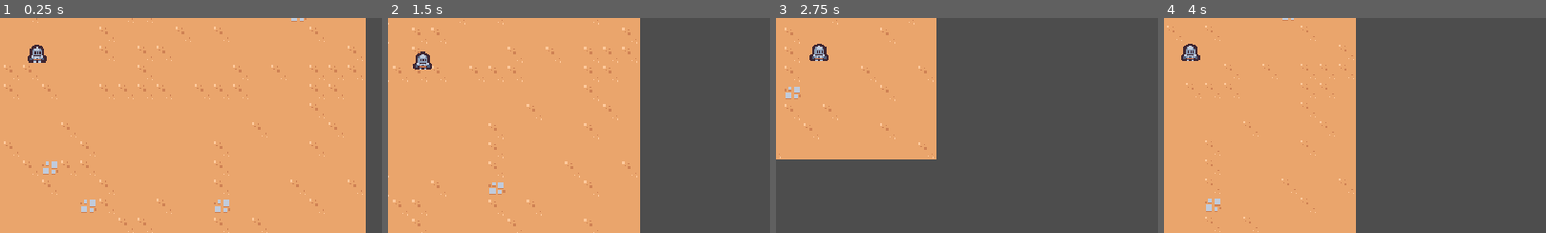
Above: before the commit, frames 1-4 (left to right).
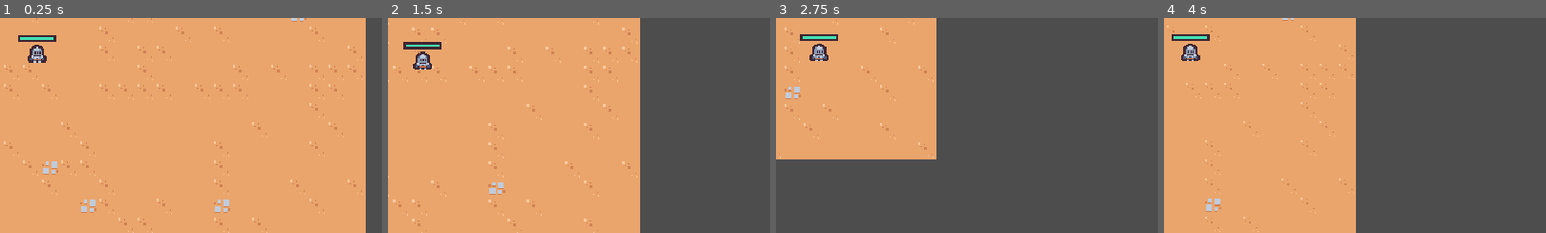
Above: after the commit, the same moments.

Repository: MariusSchmid/2dSurvivorCourse
Game: Godot game, scene res://scenes/main/main.tscn
The game is run twice, just before and just after one commit, with the same random seed, the same clock (stepped at 60 frames per second) and the same inputs.
Inputs (mouse positions are % of the whole screen's width and height, from its top left):
- Up to frame 1 (0.25 s): no input
- Up to frame 2 (1.5 s): move the mouse to (72, 45) at 0.52 s; press the mouse at (72, 45) at 0.53 s; hold D (move_right) 0.53-1.28 s; move the mouse to (30, 55) at 1.27 s; release the mouse at (30, 55) at 1.28 s; hold S (move_down) from 1.28 s (still down); click (30, 55) at 1.35 s
- Up to frame 3 (2.75 s): move the mouse to (60, 28) at 2.02 s; release S (move_down) at 2.03 s; press the mouse at (60, 28) at 2.03 s; hold D (move_right) from 2.03 s (still down)
- Up to frame 4 (4 s): move the mouse to (45, 70) at 2.77 s; release D (move_right) at 2.78 s; release the mouse at (45, 70) at 2.78 s; hold W (move_up) 2.78-3.53 s; click (45, 70) at 2.85 s; move the mouse to (80, 65) at 3.52 s; press the mouse at (80, 65) at 3.53 s; hold A (move_left) from 3.53 s (still down)
The pictures show only the part of the screen within x 46-96%, y 40-90%; the shares and areas given below are measured in that part.

The runs differ from the first frame. In frame 1, 0.3% of the frame differs, in the area x 4-15%, y 8-12%; in frame 2, 0.4%, in the area x 4-14%, y 11-15%; in frame 3, 0.3%; in frame 4, 0.3%.
Error before the commit: Invalid access to property or key 'level_up' on a base object of type 'Nil'. (res://scenes/manager/upgrade_manager.gd:11)

Commit message:
added health and upgrades

Diff:
--- a/project.godot
+++ b/project.godot
@@ -31,6 +31,8 @@
 
 player=""
 enemy=""
+entities_layer=""
+foreground_layer=""
 
 [input]
 
@@ -58,6 +60,11 @@
 , Object(InputEventKey,"resource_local_to_scene":false,"resource_name":"","device":-1,"window_id":0,"alt_pressed":false …(186 unchanged characters)…
 ]
 }
+left_click={
+"deadzone": 0.5,
+"events": [Object(InputEventMouseButton,"resource_local_to_scene":false,"resource_name":"","device":-1,"window_id":0,"alt_pressed":false,"shift_pressed":false,"ctrl_pressed":false,"meta_pressed":false,"button_mask":0,"position":Vector2(0, 0),"global_position":Vector2(0, 0),"factor":1.0,"button_index":1,"canceled":false,"pressed":false,"double_click":false,"script":null)
+]
+}
 
 [layer_names]
 
--- a/scenes/ability/sword_ability_controller/sword_ability_controller.gd
+++ b/scenes/ability/sword_ability_controller/sword_ability_controller.gd
@@ -4,11 +4,16 @@
 const MAX_RANGE = 150
 
 @export var sword_ability : PackedScene
+
+
 var damage = 5
+var base_wait_time
 
 # Called when the node enters the scene tree for the first time.
 func _ready() -> void:
+	base_wait_time = $Timer.wait_time
 	$Timer.timeout.connect(on_timer_timeout)
+	GameEvents.ability_upgrades_added.connect(on_ability_upgrade_added)
 
 
 func on_timer_timeout():
@@ -32,7 +37,8 @@
 
 
 	var sword_instance = sword_ability.instantiate() as SwordAbility
-	player.get_parent().add_child(sword_instance)
+	var foreground_layer = get_tree().get_first_node_in_group("foreground_layer")
+	foreground_layer.add_child(sword_instance)
 	sword_instance.hitbox_component.damage = damage
 
 	sword_instance.global_position = enemies[0].global_position
@@ -40,3 +46,12 @@
 
 	var enemy_direction = enemies[0].global_position - sword_instance.global_position
 	sword_instance.rotation = enemy_direction.angle()
+
+
+func on_ability_upgrade_added(upgrade: AbilityUpgrade, current_upgrades : Dictionary):
+	if upgrade.id != "sword_rate":
+		return
+
+	var percent_reduction = current_upgrades["sword_rate"]["quantity"] * .1
+	$Timer.wait_time = base_wait_time * (1 - percent_reduction)
+	$Timer.start()
--- a/scenes/autoload/game_events.gd
+++ b/scenes/autoload/game_events.gd
@@ -1,6 +1,11 @@
 extends Node
 
 signal experience_vial_collected(number: float)
+signal ability_upgrades_added(upgrade: AbilityUpgrade, current_upgrades: Dictionary)
+
 
 func emit_experience_vial_collected(number: float):
 	experience_vial_collected.emit(number)
+
+func emit_ability_upgrade_added(upgrade: AbilityUpgrade, current_upgrades: Dictionary):
+	ability_upgrades_added.emit(upgrade, current_upgrades)
--- a/scenes/component/health_component.gd
+++ b/scenes/component/health_component.gd
@@ -2,6 +2,8 @@
 class_name HealthComponent
 
 signal died
+signal health_changed
+
 
 @export var max_health: float = 10
 var current_health
@@ -12,7 +14,14 @@
 
 func damage(damage_amount: float):
 	current_health = max(current_health - damage_amount, 0)
+	health_changed.emit()
 	Callable(check_death).call_deferred()
+
+func get_health_percent():
+	if max_health <= 0:
+		return 0
+	return min(current_health / max_health,1)
+
 
 func check_death():
 	if(0 == current_health):
--- a/scenes/component/vial_drop_component.gd
+++ b/scenes/component/vial_drop_component.gd
@@ -17,5 +17,6 @@
 		return
 	var spawn_position = (owner as Node2D).global_position
 	var vial_instance = vial_scene.instantiate() as Node2D
-	owner.get_parent().add_child(vial_instance)
+	var entities_layer = get_tree().get_first_node_in_group("entities_layer")
+	entities_layer.add_child(vial_instance)
 	vial_instance.global_position = spawn_position
--- a/scenes/game_object/player/player.gd
+++ b/scenes/game_object/player/player.gd
@@ -2,12 +2,20 @@
 
 const MAX_SPEED = 125
 const ACCELERATION_SMOOTHING = 25
-# Called when the node enters the scene tree for the first time.
+
+@onready var damage_interval_timer = $DamageIntervalTimer
+@onready var health_component = $HealthComponent
+@onready var health_bar = $HealthBar
+
+var number_colliding_bodies = 0
+
 func _ready() -> void:
-	pass # Replace with function body.
+	$CollisionArea2D.body_entered.connect(on_body_entered)
+	$CollisionArea2D.body_exited.connect(on_body_exited)
+	damage_interval_timer.timeout.connect(on_damage_interval_timer_timeout)
+	health_component.health_changed.connect(on_health_changed)
+	update_health_display()
 
-
-# Called every frame. 'delta' is the elapsed time since the previous frame.
 func _process(delta: float) -> void:
 	var movement_vector = get_movement_vector()
 	var direction = movement_vector.normalized()
@@ -21,3 +29,26 @@
 	var x_movement = Input.get_action_strength("move_right") - Input.get_action_strength("move_left")
 	var y_movement = Input.get_action_strength("move_down") - Input.get_action_strength("move_up")
 	return Vector2(x_movement,y_movement)
+
+func check_deal_damage():
+	if number_colliding_bodies == 0 || !damage_interval_timer.is_stopped():
+		return
+	health_component.damage(1)
+	damage_interval_timer.start()
+	print(health_component.current_health)
+
+func update_health_display():
+	health_bar.value = health_component.get_health_percent()
+
+func on_body_entered(other_body: Node2D):
+	number_colliding_bodies += 1
+	check_deal_damage()
+
+func on_body_exited(other_body: Node2D):
+	number_colliding_bodies -= 1
+
+func on_damage_interval_timer_timeout():
+	check_deal_damage()
+
+func on_health_changed():
+	update_health_display()
--- a/scenes/game_object/player/player.tscn
+++ b/scenes/game_object/player/player.tscn
@@ -1,11 +1,26 @@
-[gd_scene load_steps=6 format=3 uid="uid://umswh5tbrq4v"]
+[gd_scene load_steps=10 format=3 uid="uid://umswh5tbrq4v"]
 
 [ext_resource type="Script" path="res://scenes/game_object/player/player.gd" id="1_jtc8a"]
+[ext_resource type="PackedScene" uid="uid://55qsmjlsntjt" path="res://scenes/component/health_component.tscn" id="2_gvugv"]
 [ext_resource type="PackedScene" uid="uid://1yun51a54lo6" path="res://scenes/ability/sword_ability_controller/sword_ability_controller.tscn" id="2_o87yi"]
 [ext_resource type="Texture2D" uid="uid://g6snvaemtbko" path="res://scenes/game_object/player/player.png" id="2_umk65"]
 
+[sub_resource type="StyleBoxFlat" id="StyleBoxFlat_5kuk7"]
+bg_color = Color(0.247059, 0.14902, 0.192157, 1)
+
+[sub_resource type="StyleBoxFlat" id="StyleBoxFlat_onk0p"]
+bg_color = Color(0.262745, 0.882353, 0.701961, 1)
+border_width_left = 2
+border_width_top = 2
+border_width_right = 2
+border_width_bottom = 2
+border_color = Color(0.247059, 0.14902, 0.192157, 1)
+
 [sub_resource type="CircleShape2D" id="CircleShape2D_ccqxg"]
 radius = 23.0
+
+[sub_resource type="CircleShape2D" id="CircleShape2D_fk7qo"]
+radius = 7.0
 
 [sub_resource type="CircleShape2D" id="CircleShape2D_b8vm3"]
 radius = 5.0
@@ -15,17 +30,44 @@
 motion_mode = 1
 script = ExtResource("1_jtc8a")
 
+[node name="HealthComponent" parent="." instance=ExtResource("2_gvugv")]
+
 [node name="AbilityManager" type="Node" parent="."]
 
 [node name="SwordAbilityController" parent="AbilityManager" instance=ExtResource("2_o87yi")]
 
-[node name="Area2D" type="Area2D" parent="."]
+[node name="DamageIntervalTimer" type="Timer" parent="."]
+wait_time = 0.5
+one_shot = true
+
+[node name="HealthBar" type="ProgressBar" parent="."]
+custom_minimum_size = Vector2(32, 6)
+offset_left = -16.0
+offset_top = -23.0
+offset_right = 16.0
+offset_bottom = -17.0
+pivot_offset = Vector2(16, 3)
+theme_override_styles/background = SubResource("StyleBoxFlat_5kuk7")
+theme_override_styles/fill = SubResource("StyleBoxFlat_onk0p")
+max_value = 1.0
+value = 0.5
+show_percentage = false
+
+[node name="PickupArea2D" type="Area2D" parent="."]
 collision_layer = 16
 collision_mask = 0
 
-[node name="CollisionShape2D" type="CollisionShape2D" parent="Area2D"]
+[node name="CollisionShape2D" type="CollisionShape2D" parent="PickupArea2D"]
 position = Vector2(0, -5)
 shape = SubResource("CircleShape2D_ccqxg")
+
+[node name="CollisionArea2D" type="Area2D" parent="."]
+position = Vector2(0, -6)
+collision_layer = 0
+collision_mask = 8
+
+[node name="CollisionShape2D" type="CollisionShape2D" parent="CollisionArea2D"]
+shape = SubResource("CircleShape2D_fk7qo")
 
 [node name="Sprite2D" type="Sprite2D" parent="."]
 texture = ExtResource("2_umk65")
--- a/scenes/main/main.tscn
+++ b/scenes/main/main.tscn
@@ -24,7 +24,8 @@
 
 [node name="ExperienceManager" parent="." instance=ExtResource("4_v2eo8")]
 
-[node name="UpgradeManager" parent="." instance=ExtResource("9_nkuof")]
+[node name="UpgradeManager" parent="." node_paths=PackedStringArray("experience_manager") instance=ExtResource("9_nkuof")]
+experience_manager = NodePath("../ExperienceManager")
 
 [node name="GameCamera" parent="." instance=ExtResource("1_k7f4a")]
 
@@ -33,5 +34,10 @@
 format = 2
 layer_0/tile_data = PackedInt32Array(65537, 65536, 4, 65538, 0, 4, 65539, 0, 4, 65540, 393216, 3, 65541, 65536, 4, 6554 …(13755 unchanged characters)…
 
-[node name="Player" parent="." instance=ExtResource("1_l2pct")]
+[node name="Entities" type="Node2D" parent="." groups=["entities_layer"]]
+y_sort_enabled = true
+
+[node name="Player" parent="Entities" instance=ExtResource("1_l2pct")]
 position = Vector2(365, 192)
+
+[node name="Foreground" type="Node2D" parent="." groups=["foreground_layer"]]
--- a/scenes/manager/enemy_manager.gd
+++ b/scenes/manager/enemy_manager.gd
@@ -18,5 +18,6 @@
 	var spawn_position = player.global_position + (random_direction * SPAWN_RADIUS)
 
 	var enemy = basic_enemy_scene.instantiate() as Node2D
-	get_parent().add_child(enemy)
+	var entities_layer = get_tree().get_first_node_in_group("entities_layer")
+	entities_layer.add_child(enemy)
 	enemy.global_position = spawn_position
--- a/scenes/manager/experience_manager.gd
+++ b/scenes/manager/experience_manager.gd
@@ -7,7 +7,7 @@
 
 var current_experience = 0
 var current_level = 1
-var target_experience = 5
+var target_experience = 1
 
 
 func _ready() -> void:
--- a/scenes/manager/upgrade_manager.gd
+++ b/scenes/manager/upgrade_manager.gd
@@ -2,6 +2,8 @@
 
 @export var upgrade_pool: Array[AbilityUpgrade]
 @export var experience_manager: Node
+@export var upgrade_screen_scene: PackedScene
+
 
 var current_upgrades = {
 
@@ -11,6 +13,24 @@
 	experience_manager.level_up.connect(on_level_up)
 
 func on_level_up(current_level: int):
-	var chosen_upgrade = upgrade_pool.pick_random()
+	var chosen_upgrade = upgrade_pool.pick_random() as AbilityUpgrade
 	if null == chosen_upgrade:
 		return
+	var upgrade_screen_instance = upgrade_screen_scene.instantiate()
+	add_child(upgrade_screen_instance)
+	upgrade_screen_instance.set_ability_upgrades([chosen_upgrade] as Array[AbilityUpgrade])
+	upgrade_screen_instance.upgrade_selected.connect(on_upgrade_seleced)
+
+func apply_upgrade(upgrade: AbilityUpgrade):
+	var has_upgrade = current_upgrades.has(upgrade.id)
+	if !has_upgrade:
+		current_upgrades[upgrade.id] = {
+			"resource": upgrade,
+			"quantity": 1
+		}
+	else:
+		current_upgrades[upgrade.id]["quantity"] +=1
+	GameEvents.emit_ability_upgrade_added(upgrade, current_upgrades)
+
+func on_upgrade_seleced(upgrade: AbilityUpgrade):
+	apply_upgrade(upgrade)
--- a/scenes/manager/upgrade_manager.tscn
+++ b/scenes/manager/upgrade_manager.tscn
@@ -1,9 +1,11 @@
-[gd_scene load_steps=4 format=3 uid="uid://vsh2ith7isdn"]
+[gd_scene load_steps=5 format=3 uid="uid://vsh2ith7isdn"]
 
 [ext_resource type="Script" path="res://scenes/manager/upgrade_manager.gd" id="1_iv2nc"]
 [ext_resource type="Script" path="res://resources/upgrades/ability_upgrade.gd" id="2_uwh3v"]
 [ext_resource type="Resource" uid="uid://knp51u0iqt8k" path="res://resources/upgrades/sword_rate.tres" id="3_os5gm"]
+[ext_resource type="PackedScene" uid="uid://chjiq1ei61g73" path="res://scenes/ui/upgrade_screen.tscn" id="4_p3kew"]
 
 [node name="UpgradeManager" type="Node"]
 script = ExtResource("1_iv2nc")
 upgrade_pool = Array[ExtResource("2_uwh3v")]([ExtResource("3_os5gm")])
+upgrade_screen_scene = ExtResource("4_p3kew")
--- /dev/null
+++ b/scenes/ui/ability_upgrade_card.gd
@@ -0,0 +1,17 @@
+extends PanelContainer
+
+signal selected
+
+@onready var name_label: Label = $%NameLabel
+@onready var description_label: Label = $%DescriptionLabel
+
+func _ready() -> void:
+	gui_input.connect(on_gui_input)
+
+func set_ability_upgrade(upgrade : AbilityUpgrade):
+	name_label.text = upgrade.name
+	description_label.text = upgrade.description
+
+func on_gui_input(event: InputEvent) -> void:
+	if event.is_action_pressed("left_click"):
+		selected.emit()
--- /dev/null
+++ b/scenes/ui/ability_upgrade_card.tscn
@@ -0,0 +1,23 @@
+[gd_scene load_steps=2 format=3 uid="uid://b1vvhttxdftis"]
+
+[ext_resource type="Script" path="res://scenes/ui/ability_upgrade_card.gd" id="1_hgdmd"]
+
+[node name="AbilityUpgradeCard" type="PanelContainer"]
+custom_minimum_size = Vector2(120, 150)
+script = ExtResource("1_hgdmd")
+
+[node name="VBoxContainer" type="VBoxContainer" parent="."]
+layout_mode = 2
+
+[node name="NameLabel" type="Label" parent="VBoxContainer"]
+unique_name_in_owner = true
+layout_mode = 2
+text = "Label"
+
+[node name="DescriptionLabel" type="Label" parent="VBoxContainer"]
+unique_name_in_owner = true
+layout_mode = 2
+text = "write some desc"
+autowrap_mode = 2
+
+[connection signal="gui_input" from="." to="." method="_on_gui_input"]
--- /dev/null
+++ b/scenes/ui/upgrade_screen.gd
@@ -0,0 +1,22 @@
+extends CanvasLayer
+
+signal upgrade_selected(upgrade: AbilityUpgrade)
+
+@export var upgrade_card_scene: PackedScene
+@onready var card_container : HBoxContainer = $%CardContainer
+
+
+func _ready() -> void:
+	get_tree().paused = true
+
+func set_ability_upgrades(upgrades: Array[AbilityUpgrade]):
+	for upgrade in upgrades:
+		var card_instance = upgrade_card_scene.instantiate()
+		card_container.add_child(card_instance)
+		card_instance.set_ability_upgrade(upgrade)
+		card_instance.selected.connect(on_upgrade_selected.bind(upgrade))
+
+func on_upgrade_selected(upgrade : AbilityUpgrade):
+	upgrade_selected.emit(upgrade)
+	get_tree().paused = false
+	queue_free()
--- /dev/null
+++ b/scenes/ui/upgrade_screen.tscn
@@ -0,0 +1,22 @@
+[gd_scene load_steps=3 format=3 uid="uid://chjiq1ei61g73"]
+
+[ext_resource type="PackedScene" uid="uid://b1vvhttxdftis" path="res://scenes/ui/ability_upgrade_card.tscn" id="1_2somw"]
+[ext_resource type="Script" path="res://scenes/ui/upgrade_screen.gd" id="1_82bd8"]
+
+[node name="UpgradeScreen" type="CanvasLayer"]
+process_mode = 3
+script = ExtResource("1_82bd8")
+upgrade_card_scene = ExtResource("1_2somw")
+
+[node name="MarginContainer" type="MarginContainer" parent="."]
+anchors_preset = 15
+anchor_right = 1.0
+anchor_bottom = 1.0
+grow_horizontal = 2
+grow_vertical = 2
+
+[node name="CardContainer" type="HBoxContainer" parent="MarginContainer"]
+unique_name_in_owner = true
+layout_mode = 2
+size_flags_horizontal = 4
+size_flags_vertical = 4
Not shown, added: scenes/ui/upg47BF.tmp
